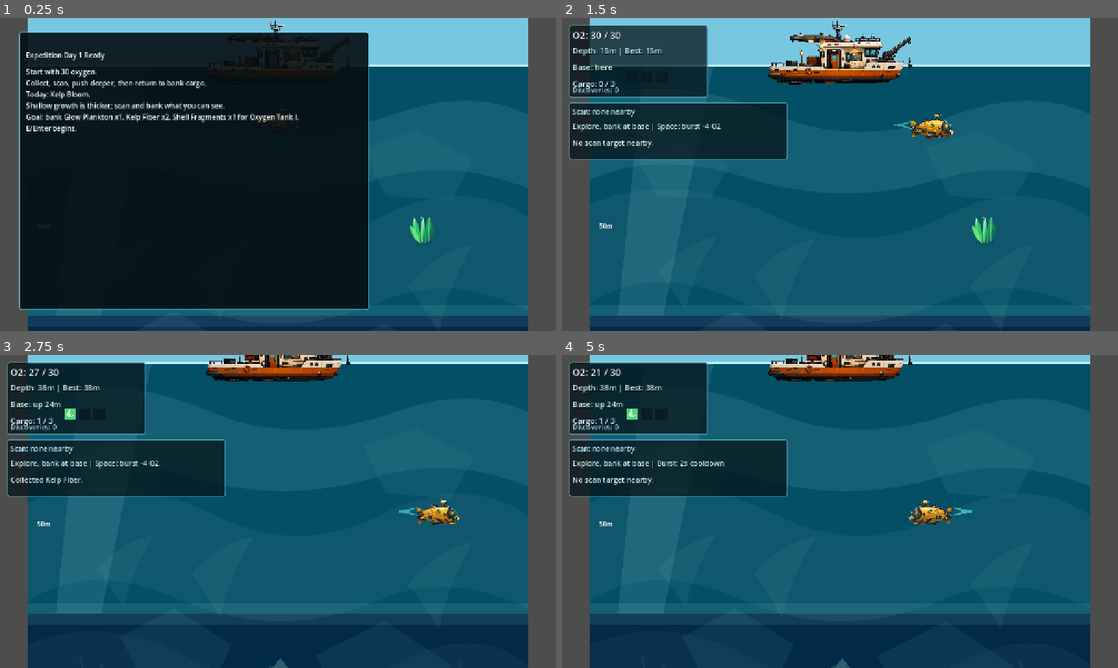
Above: before the commit, frames 1-4 (two rows, left to right).
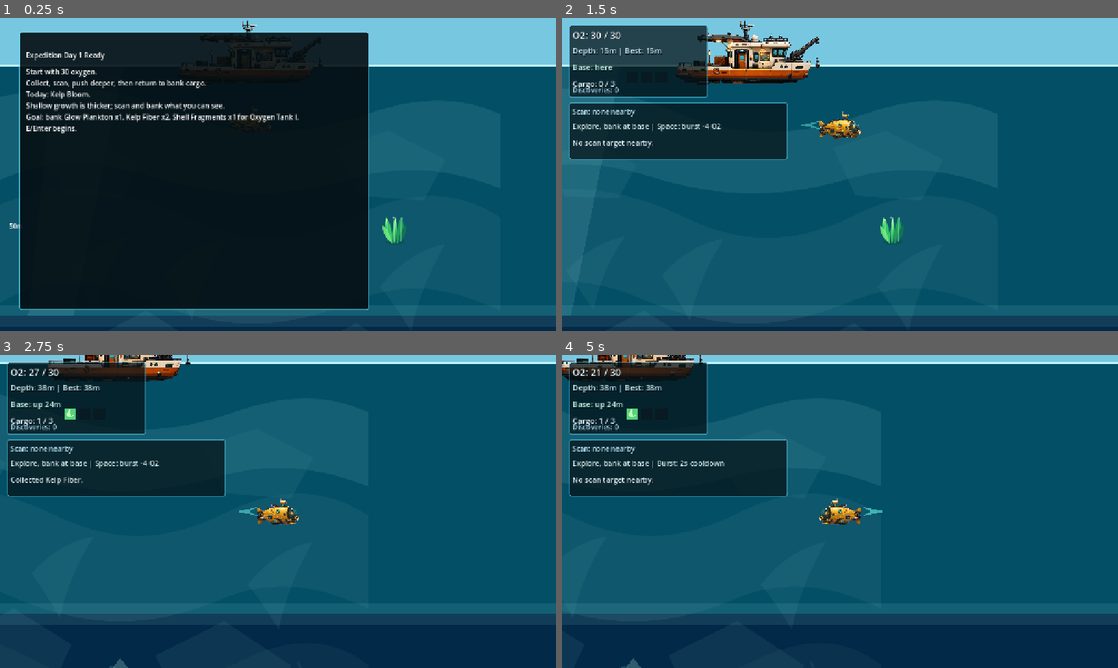
Above: after the commit, the same moments.

Repository: joeypshell/OceanGame
Game: Godot game, scene res://scenes/Main.tscn
Two runs of this game, one before a commit and one after it. Both use one fixed random seed, a clock stepped at 60 frames per second and the inputs below.
Inputs:
- Up to frame 1 (0.25 s): no input
- Up to frame 2 (1.5 s): tap Enter at 0.5 s; hold D (move_right) 0.53-1.28 s; tap E (interact) at 0.6 s; hold S (move_down) from 1.28 s (still down); tap F (scan) at 1.35 s
- Up to frame 3 (2.75 s): release S (move_down) at 2.03 s; hold D (move_right) from 2.03 s (still down); tap E (interact) at 2.1 s
- Up to frame 4 (5 s): release D (move_right) at 2.78 s; hold Space (burst_thruster) 2.78-3.53 s; tap F (scan) at 2.85, 4.35 s; hold A (move_left) from 3.53 s (still down); tap E (interact) at 3.6 s

The runs differ from the first frame. In frame 1, 9.2% of the frame differs, in the area x 0-100%, y 0-100%; in frame 2, 16%; in frame 3, 14%; in frame 4, 14%.

Commit message:
Expand camera bounds for #446

Diff:
--- a/scenes/Main.tscn
+++ b/scenes/Main.tscn
@@ -185,25 +185,25 @@
 readability_priority = "Danger before contact and route timing."
 
 [node name="Sky" type="ColorRect" parent="."]
-offset_right = 1280.0
+offset_right = 2080.0
 offset_bottom = 120.0
 color = Color(0.47, 0.78, 0.88, 1)
 
 [node name="OceanShallows" type="ColorRect" parent="."]
 offset_top = 120.0
-offset_right = 1280.0
+offset_right = 2080.0
 offset_bottom = 760.0
 color = Color(0.014, 0.31, 0.4, 1)
 
 [node name="OceanMidwater" type="ColorRect" parent="."]
 offset_top = 760.0
-offset_right = 1280.0
+offset_right = 2080.0
 offset_bottom = 1460.0
 color = Color(0.01, 0.16, 0.28, 1)
 
 [node name="OceanDeep" type="ColorRect" parent="."]
 offset_top = 1460.0
-offset_right = 1280.0
+offset_right = 2080.0
 offset_bottom = 2320.0
 color = Color(0.005, 0.048, 0.115, 1)
 
@@ -215,19 +215,19 @@
 
 [node name="ShallowMidwaterTransition" type="ColorRect" parent="."]
 offset_top = 736.0
-offset_right = 1280.0
+offset_right = 2080.0
 offset_bottom = 790.0
 color = Color(0.58, 0.9, 0.92, 0.11)
 
 [node name="MidwaterDeepTransition" type="ColorRect" parent="."]
 offset_top = 1430.0
-offset_right = 1280.0
+offset_right = 2080.0
 offset_bottom = 1494.0
 color = Color(0.24, 0.42, 0.74, 0.14)
 
 [node name="SurfaceLine" type="ColorRect" parent="."]
 offset_top = 118.0
-offset_right = 1280.0
+offset_right = 2080.0
 offset_bottom = 124.0
 color = Color(0.74, 0.96, 1, 1)
 
@@ -1161,7 +1161,7 @@
 enabled = true
 limit_left = 0
 limit_top = 0
-limit_right = 1280
+limit_right = 2080
 limit_bottom = 2320
 
 [node name="HUD" type="CanvasLayer" parent="."]
--- a/scripts/player.gd
+++ b/scripts/player.gd
@@ -3,7 +3,7 @@
 @export var max_speed := 320.0
 @export var acceleration := 900.0
 @export var drag := 650.0
-@export var world_bounds := Rect2(Vector2(96.0, 245.0), Vector2(1088.0, 1955.0))
+@export var world_bounds := Rect2(Vector2(96.0, 245.0), Vector2(1984.0, 1955.0))
 
 var _movement_disrupt_timer := 0.0
 var _last_move_direction := Vector2.RIGHT
@@ -22,7 +22,7 @@
 	if _movement_disrupt_timer > 0.0:
 		_movement_disrupt_timer = maxf(0.0, _movement_disrupt_timer - delta)
 		move_and_slide()
-		global_position = global_position.clamp(world_bounds.position, world_bounds.end)
+		global_position = clamp_position_to_world_bounds(global_position)
 		_sync_movement_visuals(delta, velocity.length() > 8.0)
 		return
 
@@ -34,7 +34,7 @@
 		velocity = velocity.move_toward(Vector2.ZERO, drag * delta)
 
 	move_and_slide()
-	global_position = global_position.clamp(world_bounds.position, world_bounds.end)
+	global_position = clamp_position_to_world_bounds(global_position)
 
 	if absf(velocity.x) > 1.0:
 		_set_facing_sign(signf(velocity.x))
@@ -48,6 +48,9 @@
 func burst(direction: Vector2, force: float) -> void:
 	var burst_direction := direction.normalized() if direction != Vector2.ZERO else get_burst_direction()
 	velocity = burst_direction * force
+
+func clamp_position_to_world_bounds(position: Vector2) -> Vector2:
+	return position.clamp(world_bounds.position, world_bounds.end)
 
 func get_burst_direction() -> Vector2:
 	var input_vector := Input.get_vector("move_left", "move_right", "move_up", "move_down")
--- a/tests/logic_tests.gd
+++ b/tests/logic_tests.gd
@@ -87,6 +87,7 @@
 	_run("condition briefing copy", _test_condition_briefing_copy)
 	_run("compact dive hud helpers", _test_compact_dive_hud_helpers)
 	_run("active HUD final polish regression", _test_active_hud_final_polish_regression)
+	_run("expanded region world bounds", _test_expanded_region_world_bounds)
 	_run("burst thruster movement helper", _test_burst_thruster_movement_helper)
 	_run("player visual facing isolation", _test_player_visual_facing_isolation)
 	_run("player idle and thrust visual states", _test_player_idle_and_thrust_visual_states)
@@ -1620,6 +1621,23 @@
 	_expect(player.velocity == Vector2.RIGHT * 500.0, "burst without input should use the last facing direction")
 	player.free()
 
+func _test_expanded_region_world_bounds() -> void:
+	var player := PlayerScript.new()
+	_expect(player.world_bounds.position.x <= 100.0, "expanded bounds should preserve the current main descent column")
+	_expect(player.world_bounds.end.x >= 2000.0, "expanded bounds should allow roughly one extra screen of right-side exploration")
+	_expect(player.world_bounds.position.y >= 240.0, "expanded bounds should keep the sub below the boat hull")
+	_expect(player.world_bounds.end.y >= 2200.0, "expanded bounds should preserve the existing deep route")
+
+	var clamped_high := player.clamp_position_to_world_bounds(Vector2(640.0, 0.0))
+	_expect(clamped_high.y >= player.world_bounds.position.y, "world clamp should prevent surfacing through the boat sprite")
+
+	var clamped_right := player.clamp_position_to_world_bounds(Vector2(2600.0, 900.0))
+	_expect(is_equal_approx(clamped_right.x, player.world_bounds.end.x), "world clamp should stop at the expanded right edge")
+
+	var clamped_left := player.clamp_position_to_world_bounds(Vector2(-80.0, 900.0))
+	_expect(is_equal_approx(clamped_left.x, player.world_bounds.position.x), "world clamp should preserve the left edge of the main column")
+	player.free()
+
 func _test_player_visual_facing_isolation() -> void:
 	var player := PlayerScene.instantiate()
 	root.add_child(player)
Not shown, changed: docs/current/GAMEPLAY.md
Not shown, changed: docs/current/ROADMAP.md
Not shown, changed: docs/planning/FIRST_EXPANDED_DIVE_REGION_LAYOUT_2026_06_26.md
